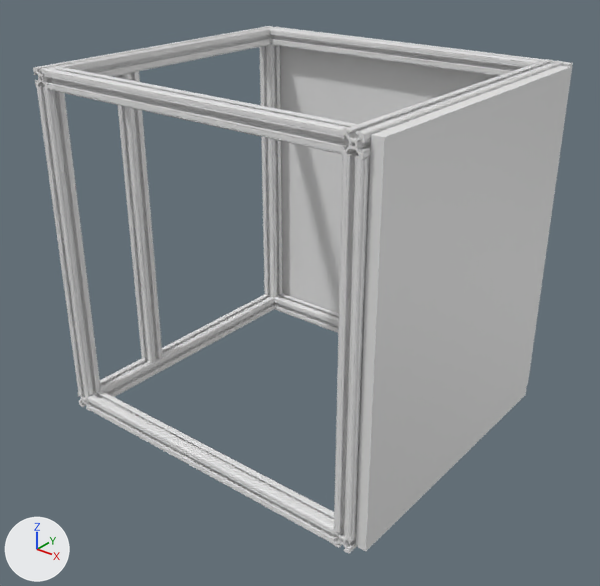
What one commit did to the OBJ model LeapProject/Assets/urdf/meshes/cage.obj.
Before and after are seen from a camera (50 mm lens) standing at (0.921, -0.779, 0.456) and looking at (0.258, 0.049, -0.057). Arrows for +X, +Y and +Z are at lower left; the lights stay in place. Where no turn or scale is listed for an object, it has been applied to the vertices. Vertices at the same position are counted once.

The older version as bpy lines, for what is in view:
```python
me_cage = bpy.data.meshes.new('cage')
me_cage.from_pydata(...)  # 17488 vertices, 35360 faces; spans x -0.013..0.495, y -0.152..0.305, z -0.254..0.254
me_cage.materials.append(mat_material_001)  # white #e7e7e7
me_cube_001 = bpy.data.meshes.new('Cube.001')
me_cube_001.from_pydata(...)  # a box spanning x 0.497..0.511, y -0.143..0.291, z -0.248..0.251
me_cube_001.materials.append(mat_material_002)  # white #e7e7e7
me_cube_002 = bpy.data.meshes.new('Cube.002')
me_cube_002.from_pydata(...)  # a box spanning x -0.005..0.501, y 0.307..0.322, z -0.248..0.25
me_cube_002.materials.append(mat_material_002)  # white #e7e7e7
ob_cage = bpy.data.objects.new('cage', me_cage)
ob_cage.location = (0.0, 0.0, 0.0)
ob_cube_001 = bpy.data.objects.new('Cube.001', me_cube_001)
ob_cube_001.location = (0.0, 0.0, 0.0)
ob_cube_002 = bpy.data.objects.new('Cube.002', me_cube_002)
ob_cube_002.location = (0.0, 0.0, 0.0)
```
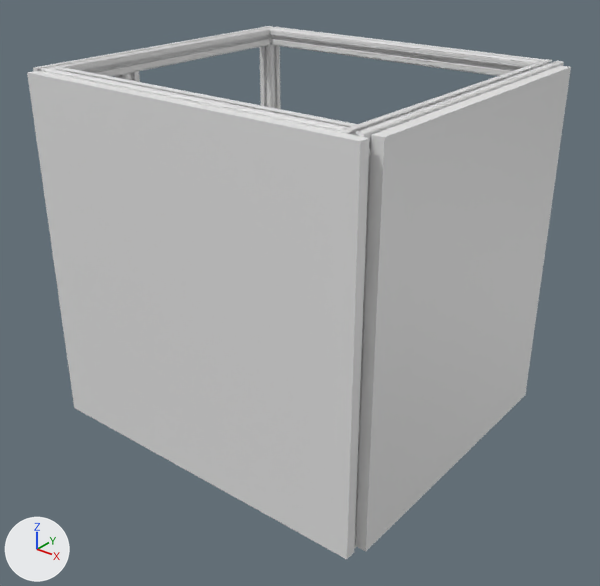
The newer file is also turned or shifted as a whole; pictures and numbers use the older file's frame.

Pixel boxes (x1, y1, x2, y2) of what changed, in the pictures (600 x 586 px):
'Cube.002', mesh moved
    before: (280, 46, 573, 385)
    after: (27, 71, 369, 559)
'cage', unchanged, covered by the edit
    before: (33, 26, 564, 553)
    after: (33, 26, 564, 549)

The change, as a list of edits to the scene's bpy script:
```text
Change me_cube_002:
    where me_cube_002.from_pydata(...)  # 8 vertices, 6 faces; spans x -0.005..0.501, y 0.307..0.322, z -0.248..0.25
    used by ob_cube_002; location = (0.0, 0.0, 0.0)
    me_cube_002 part 1: the whole mesh is moved by (0.0, -0.474, 0.0)
```
